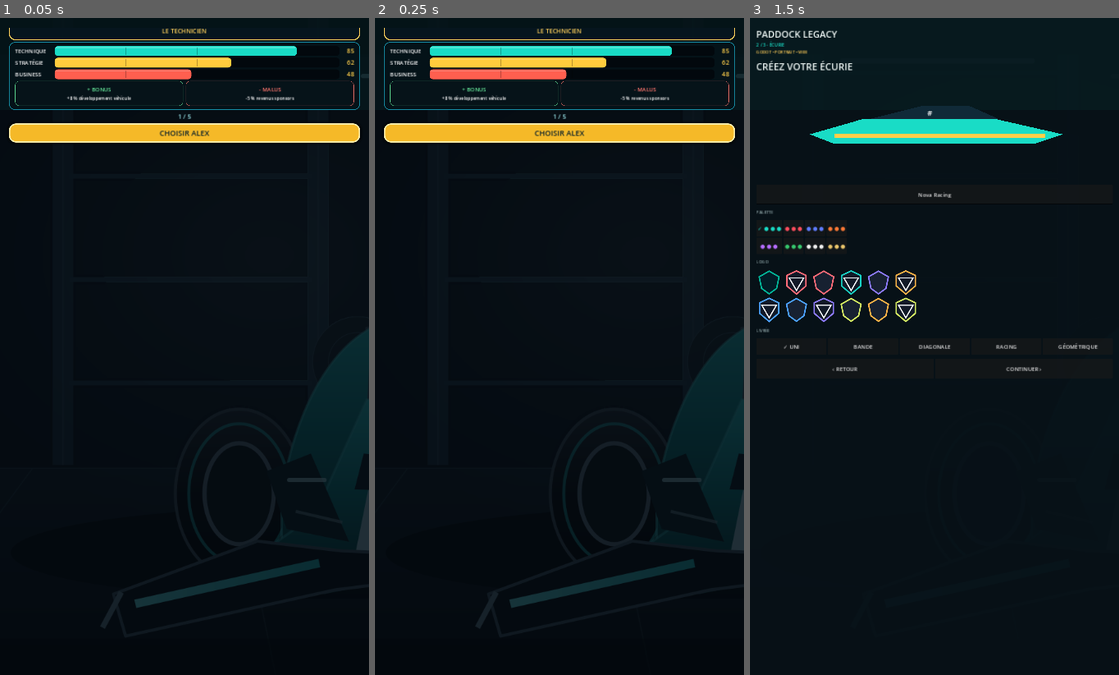
Above: before the commit, frames 1-3 (left to right).
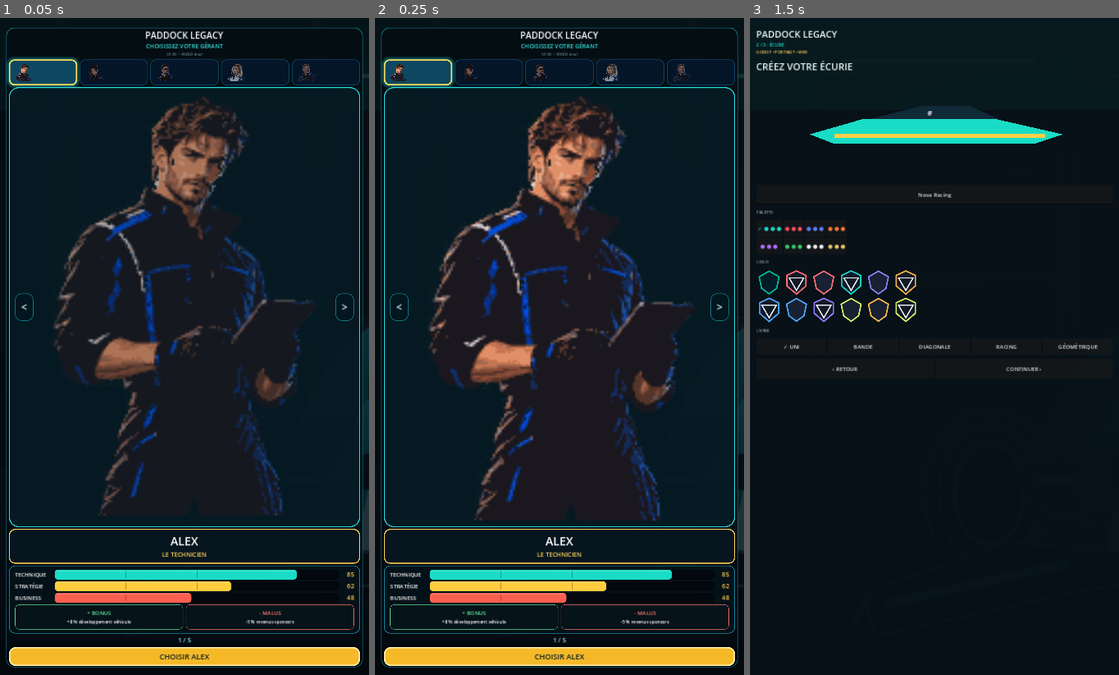
Above: after the commit, the same moments.

Repository: guiluteguilute-bit/paddock-legacy
Game: Godot game, scene res://game/ui/main.tscn
Same seed, same stepped clock (60 frames per second), same inputs: the game is played once before the commit and once after it.
Inputs:
- Up to frame 1 (0.05 s): no input
- Up to frame 2 (0.25 s): no input
- Up to frame 3 (1.5 s): click "CHOISIR ALEX" at 0.5 s; click "✓ ● ● ●" at 1.25 s

The runs differ from the first frame. In frame 1, 23% of the frame differs, in the area x 1-99%, y 1-99%; in frame 2, 24%; in frame 3, nothing differs.

Commit message:
fix: isolate manager selection and finish production UI delivery

Diff:
--- a/game/ui/main.gd
+++ b/game/ui/main.gd
@@ -6,6 +6,8 @@
 var subtitle: Label
 var notice: Label
 var scroll: ScrollContainer
+var fixed_screen_host: Control
+var global_header: VBoxContainer
 var race_view: RaceView
 var creation_step = 0
 var creation_draft: Dictionary = {}
@@ -50,12 +52,15 @@
 	var glow = ColorRect.new(); glow.color = Color(0.04, 0.28, 0.27, 0.16); glow.set_anchors_and_offsets_preset(Control.PRESET_TOP_WIDE); glow.custom_minimum_size.y = 270; add_child(glow)
 	var safe = MarginContainer.new(); safe.name = "SafeArea"; safe.set_anchors_and_offsets_preset(Control.PRESET_FULL_RECT); add_child(safe)
 	var root = VBoxContainer.new(); root.add_theme_constant_override("separation", 12); safe.add_child(root)
-	var header = VBoxContainer.new(); header.add_theme_constant_override("separation", 0); root.add_child(header)
+	global_header = VBoxContainer.new(); global_header.name = "Header"; global_header.add_theme_constant_override("separation", 0); root.add_child(global_header)
+	var header: VBoxContainer = global_header
 	title = Label.new(); title.text = "PADDOCK LEGACY"; title.add_theme_font_size_override("font_size", 27); title.add_theme_color_override("font_color", colors.text); header.add_child(title)
 	subtitle = Label.new(); subtitle.add_theme_font_size_override("font_size", 13); subtitle.add_theme_color_override("font_color", colors.accent); header.add_child(subtitle)
 	notice = Label.new(); notice.add_theme_font_size_override("font_size", 12); notice.add_theme_color_override("font_color", colors.gold); notice.autowrap_mode = TextServer.AUTOWRAP_WORD_SMART; header.add_child(notice)
-	scroll = ScrollContainer.new(); scroll.size_flags_vertical = Control.SIZE_EXPAND_FILL; scroll.horizontal_scroll_mode = ScrollContainer.SCROLL_MODE_DISABLED; root.add_child(scroll)
+	var body_host := Control.new(); body_host.name = "BodyHost"; body_host.size_flags_vertical = Control.SIZE_EXPAND_FILL; body_host.size_flags_horizontal = Control.SIZE_EXPAND_FILL; root.add_child(body_host)
+	scroll = ScrollContainer.new(); scroll.name = "ScrollContainer"; scroll.set_anchors_and_offsets_preset(Control.PRESET_FULL_RECT); scroll.horizontal_scroll_mode = ScrollContainer.SCROLL_MODE_DISABLED; body_host.add_child(scroll)
 	content = VBoxContainer.new(); content.size_flags_horizontal = Control.SIZE_EXPAND_FILL; content.add_theme_constant_override("separation", 12); scroll.add_child(content)
+	fixed_screen_host = Control.new(); fixed_screen_host.name = "FixedScreenHost"; fixed_screen_host.set_anchors_and_offsets_preset(Control.PRESET_FULL_RECT); fixed_screen_host.size_flags_horizontal = Control.SIZE_EXPAND_FILL; fixed_screen_host.size_flags_vertical = Control.SIZE_EXPAND_FILL; fixed_screen_host.visible = false; body_host.add_child(fixed_screen_host)
 	nav = HBoxContainer.new(); nav.name = "MobileBottomNavigation"; nav.add_theme_constant_override("separation", 5); root.add_child(nav)
 	for item in [["ACCUEIL", "accueil", show_dashboard], ["CARRIÈRE", "classements", show_career], ["COURSE", "courses", show_race_prep], ["ÉCURIE", "equipe", show_team], ["PLUS", "parametres", show_more]]:
 		var b = button(item[0], item[2], true); b.size_flags_horizontal = Control.SIZE_EXPAND_FILL; b.custom_minimum_size = Vector2(0, 64)
@@ -78,8 +83,8 @@
 
 func clear(page_title: String) -> void:
 	_set_manager_background(false)
-	if title != null and title.get_parent() != null:
-		title.get_parent().visible = true
+	_show_scroll_content()
+	_clear_fixed_screen()
 	content.add_theme_constant_override("separation", 12)
 	var team: Dictionary = GameState.data.get("team", {})
 	var team_colors: Array = team.get("colors", [])
@@ -87,9 +92,25 @@
 		colors.accent = Color(team_colors[2])
 	for child in content.get_children(): child.queue_free()
 	scroll.scroll_vertical = 0
+	scroll.set_deferred("scroll_vertical", 0)
 	title.text = "PADDOCK LEGACY"
 	subtitle.text = page_title + (("  •  " + GameState.data.get("team", {}).get("name", "").to_upper()) if GameState.has_career() else "")
 	notice.text = ("SAISON %d  •  %s €  •  RÉP. %d  •  ÉNERGIE %s/5" % [GameState.data.get("career_year", 2026), money(GameState.data.get("money", 0)), GameState.data.get("reputation", 0), GameState.data.get("energy", 0)]) if GameState.has_career() else "GODOT • PORTRAIT • WEB"
+
+func _show_scroll_content() -> void:
+	scroll.visible = true
+	fixed_screen_host.visible = false
+	global_header.visible = true
+
+func _show_fixed_screen() -> void:
+	scroll.visible = false
+	fixed_screen_host.visible = true
+	global_header.visible = false
+
+func _clear_fixed_screen() -> void:
+	for child: Node in fixed_screen_host.get_children():
+		fixed_screen_host.remove_child(child)
+		child.queue_free()
 
 func _set_manager_background(enabled: bool) -> void:
 	if shell_background == null or shell_tint == null:
@@ -128,10 +149,10 @@
 func creation_manager() -> void:
 	_set_manager_background(true)
 	# ManagerSelection V2 owns its complete visual hierarchy; Main only coordinates flow.
-	title.get_parent().visible = false
+	_show_fixed_screen()
 	var managers: Dictionary = GameState.creation_config.get("managers", {})
 	if managers.is_empty():
-		title.get_parent().visible = true
+		_show_scroll_content()
 		label("Aucun gérant disponible.", colors.danger, 16)
 		return
 	var selected_id: String = str(creation_draft.get("manager", "alex"))
@@ -139,7 +160,8 @@
 	screen.setup(managers, selected_id, BUILD_INFO.BUILD_SHORT_COMMIT, manager_preview_mode)
 	screen.manager_changed.connect(_on_manager_changed)
 	screen.manager_confirmed.connect(_on_manager_confirmed)
-	content.add_child(screen)
+	fixed_screen_host.add_child(screen)
+	assert(screen.get_parent() == fixed_screen_host)
 
 func _on_manager_changed(manager_id: String) -> void:
 	creation_draft["manager"] = manager_id
--- /dev/null
+++ b/tests/godot/test_manager_host.gd
@@ -0,0 +1,100 @@
+extends Node
+
+const VIEWPORTS: Array[Vector2i] = [
+	Vector2i(390, 700), Vector2i(390, 844), Vector2i(393, 852),
+	Vector2i(402, 874), Vector2i(430, 932), Vector2i(1080, 1920),
+]
+
+func _ready() -> void:
+	_run.call_deferred()
+
+func _run() -> void:
+	var packed := load("res://game/ui/main.tscn") as PackedScene
+	if not _assert(packed != null, "main scene loads"):
+		return
+	for viewport_size: Vector2i in VIEWPORTS:
+		get_tree().root.size = viewport_size
+		GameState.data = GameState.defaults()
+		var main := packed.instantiate() as Control
+		add_child(main)
+		await get_tree().process_frame
+
+		# Reproduce the Safari failure: a long page retains a deep global scroll,
+		# then onboarding is opened in the same shell.
+		main.call("clear", "LONG PAGE")
+		var filler := Control.new()
+		filler.custom_minimum_size = Vector2(0, 4000)
+		var content := main.get("content") as VBoxContainer
+		var global_scroll := main.get("scroll") as ScrollContainer
+		content.add_child(filler)
+		await get_tree().process_frame
+		global_scroll.scroll_vertical = 3000
+		main.call("show_creation")
+		await get_tree().process_frame
+		await get_tree().process_frame
+		if not _assert_manager_host(main, viewport_size):
+			return
+
+		# Manager -> team -> manager must recreate one clean, top-aligned V2 screen.
+		main.set("creation_step", 1)
+		main.call("show_creation_step")
+		await get_tree().process_frame
+		main.set("creation_step", 0)
+		main.call("show_creation_step")
+		await get_tree().process_frame
+		await get_tree().process_frame
+		if not _assert_manager_host(main, viewport_size):
+			return
+
+		main.free()
+		await get_tree().process_frame
+	GameState.data = GameState.defaults()
+	print("MANAGER HOST TEST: fixed host and scroll-leak regression passed")
+	get_tree().quit(0)
+
+func _assert_manager_host(main: Control, viewport_size: Vector2i) -> bool:
+	var host := main.get("fixed_screen_host") as Control
+	var global_scroll := main.get("scroll") as ScrollContainer
+	var header := main.get("global_header") as VBoxContainer
+	var navigation := main.get("nav") as HBoxContainer
+	if not _assert(host != null and host.visible, "fixed host visible at %s" % viewport_size):
+		return false
+	if not _assert(not global_scroll.visible, "global scroll hidden at %s" % viewport_size):
+		return false
+	if not _assert(not header.visible and not navigation.visible, "global chrome hidden at %s" % viewport_size):
+		return false
+	if not _assert(host.get_child_count() == 1, "exactly one fixed screen at %s" % viewport_size):
+		return false
+	var screen := host.get_child(0) as ManagerSelection
+	if not _assert(screen != null, "ManagerSelection mounted in fixed host at %s" % viewport_size):
+		return false
+	var parent: Node = screen.get_parent()
+	while parent != null:
+		if not _assert(not parent is ScrollContainer, "ManagerSelection has no ScrollContainer ancestor at %s" % viewport_size):
+			return false
+		parent = parent.get_parent()
+	var screen_rect := screen.get_global_rect()
+	var host_rect := host.get_global_rect()
+	if not _assert(absf(screen_rect.position.y - host_rect.position.y) <= 1.0, "screen starts at fixed-host top at %s" % viewport_size):
+		return false
+	for path: NodePath in [
+		NodePath("ContentMargin/MainVBox/Header"), NodePath("ContentMargin/MainVBox/ManagerSelector"),
+		NodePath("ContentMargin/MainVBox/CharacterStage"), NodePath("ContentMargin/MainVBox/IdentityPanel"),
+		NodePath("ContentMargin/MainVBox/StatsPanel"), NodePath("ContentMargin/MainVBox/ConfirmButton"),
+	]:
+		var control := screen.get_node(path) as Control
+		if not _assert(control != null and control.visible, "%s visible at %s" % [path, viewport_size]):
+			return false
+		var rect := control.get_global_rect()
+		if not _assert(rect.position.y >= screen_rect.position.y - 1.0 and rect.end.y <= screen_rect.end.y + 1.0, "%s fits logical screen at %s" % [path, viewport_size]):
+			return false
+	if not _assert(screen.selector.get_child_count() == 5, "five avatars visible at %s" % viewport_size):
+		return false
+	return true
+
+func _assert(condition: bool, message: String) -> bool:
+	if condition:
+		return true
+	push_error("MANAGER HOST TEST FAILED: " + message)
+	get_tree().quit(1)
+	return false
--- /dev/null
+++ b/tests/godot/test_manager_host.tscn
@@ -0,0 +1,6 @@
+[gd_scene load_steps=2 format=3]
+
+[ext_resource type="Script" path="res://tests/godot/test_manager_host.gd" id="1"]
+
+[node name="ManagerHostTest" type="Node"]
+script = ExtResource("1")
--- a/tests/godot/test_ui_smoke.gd
+++ b/tests/godot/test_ui_smoke.gd
@@ -20,9 +20,20 @@
 		await get_tree().process_frame
 
 		# Onboarding/no-career path.
+		var global_scroll := main.get("scroll") as ScrollContainer
+		global_scroll.scroll_vertical = 3000
 		main.call("show_creation")
 		await get_tree().process_frame
 		_assert_valid_size(main, "show_creation")
+		var fixed_host := main.get("fixed_screen_host") as Control
+		var manager_screen: Node = fixed_host.get_child(0)
+		var ancestor: Node = manager_screen.get_parent()
+		while ancestor != null:
+			if ancestor is ScrollContainer:
+				push_error("ManagerSelection leaked into the global ScrollContainer")
+				get_tree().quit(1)
+				return
+			ancestor = ancestor.get_parent()
 
 		# Career-only screens are exercised with a complete in-memory fixture.
 		_install_smoke_career()
Not shown, changed: scripts/check_fast.sh
Not shown, changed: scripts/ci_web.sh
Not shown, changed: tests/validate_manager_assets.py
Not shown, added: tests/validate_manager_host.py
